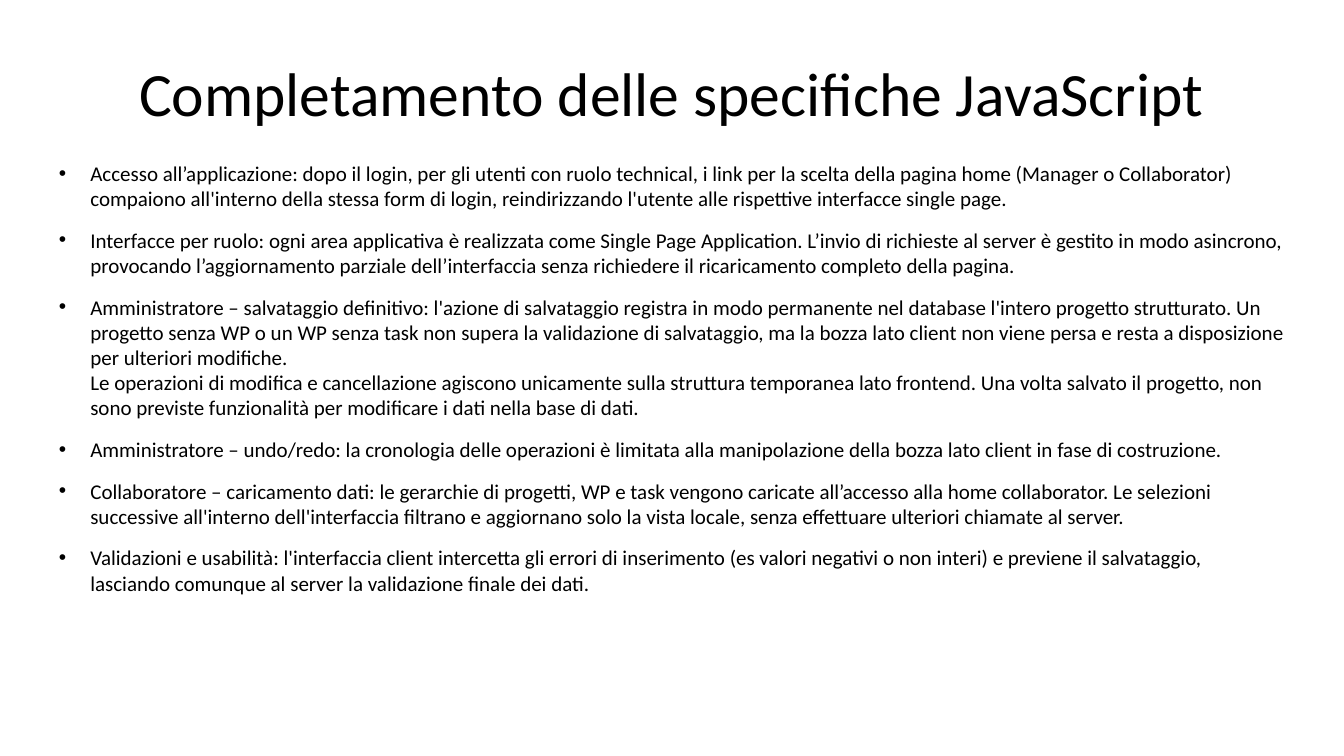
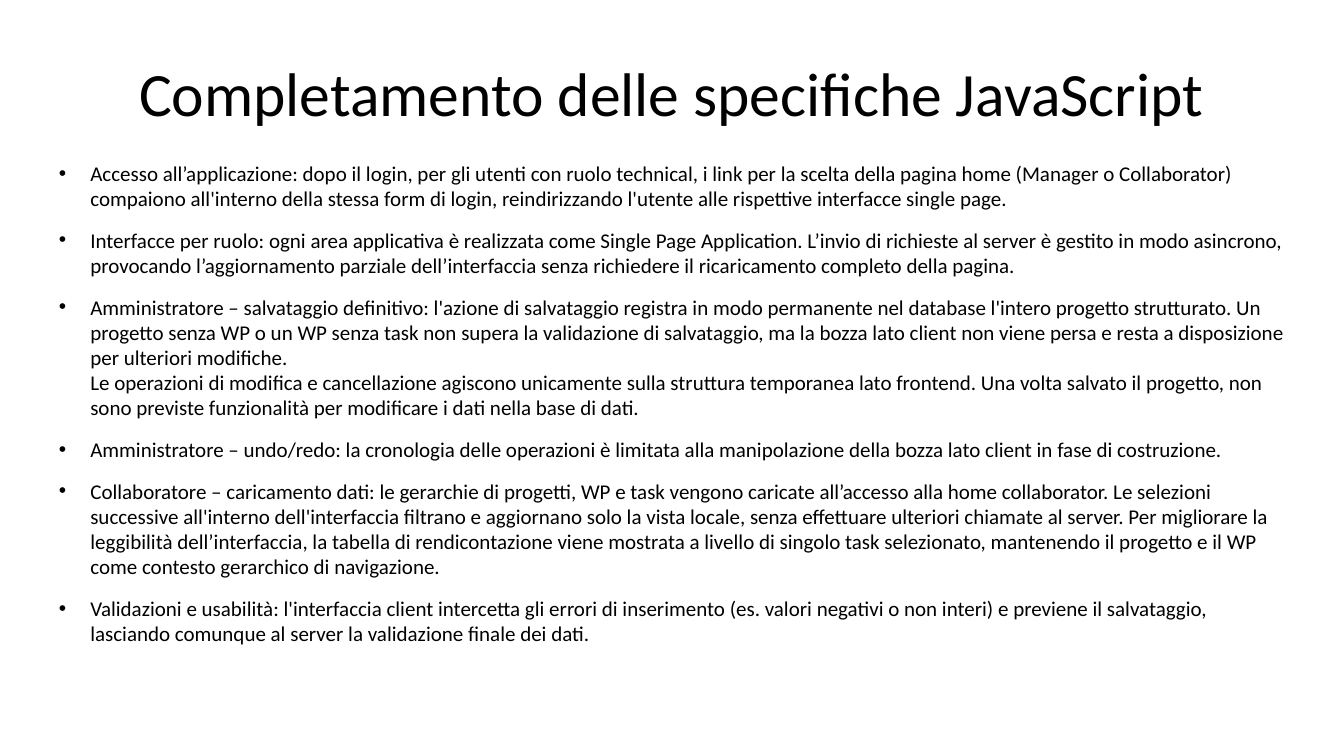
Before and after one commit to gilbertobrambilla/tiw-2026-html, a slide deck: slide 29 of docs/TIW_documentazione.pptx. Drawn at 1344x756 pixels with LibreOffice and Linux fonts; fonts in the diff are those of the drawing. Boxes give left, top, right and bottom in pixels: in the first picture for what was removed or moved away, otherwise in the second. Text is boxed around its words. In the diff, an @@ line names an element or a change of style, - is before the commit and + after.

```diff
--- a/docs/TIW_documentazione.pptx
+++ b/docs/TIW_documentazione.pptx
@@ text at (90, 484, 1268, 645): text changed @@
-• Collaboratore – caricamento dati: le gerarchie di progetti, WP e task vengono caricate all’accesso alla home collaborator. Le selezioni successive all'interno dell'interfaccia filtrano e aggiornano solo la vista locale, senza effettuare ulteriori chiamate al server.
-• Validazioni e usabilità: l'interfaccia client intercetta gli errori di inserimento (es valori negativi o non interi) e previene il salvataggio, lasciando comunque al server la validazione finale dei dati.
+• Collaboratore – caricamento dati: le gerarchie di progetti, WP e task vengono caricate all’accesso alla home collaborator. Le selezioni successive all'interno dell'interfaccia filtrano e aggiornano solo la vista locale, senza effettuare ulteriori chiamate al server. Per migliorare la leggibilità dell’interfaccia, la tabella di rendicontazione viene mostrata a livello di singolo task selezionato, mantenendo il progetto e il WP come contesto gerarchico di navigazione.
+• Validazioni e usabilità: l'interfaccia client intercetta gli errori di inserimento (es. valori negativi o non interi) e previene il salvataggio, lasciando comunque al server la validazione finale dei dati.
```
Also in this commit, not shown: 4 other slides changed, 9 slides added, 3 slides removed.
